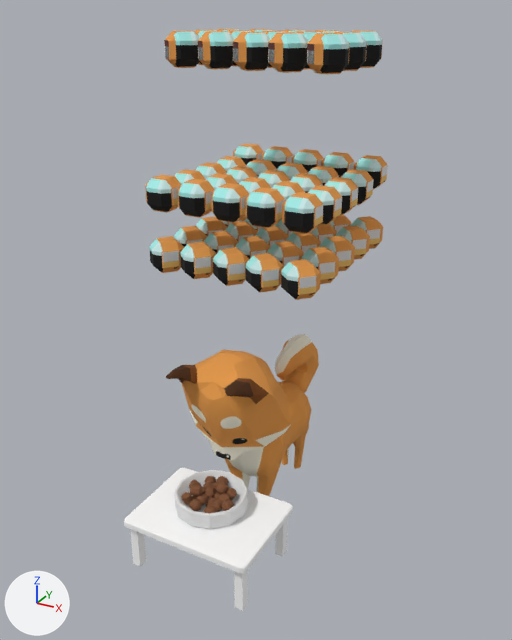
Two versions of the OBJ model ChiBaApp/app/src/main/assets/models/fullBowl/fullBowl_frame5.obj, one commit apart.
Before and after are seen from a 50 mm lens placed at (10.35, -19.91, 15.09), pointed at (0.15, -1.36, 5.82). The axes (+X, +Y, +Z) are drawn at lower left. The lights are the same throughout. Where no turn or scale is listed for an object, it has been applied to the vertices. Vertices at the same position are counted once.

The first picture shows 'fullBowl_frame5'.
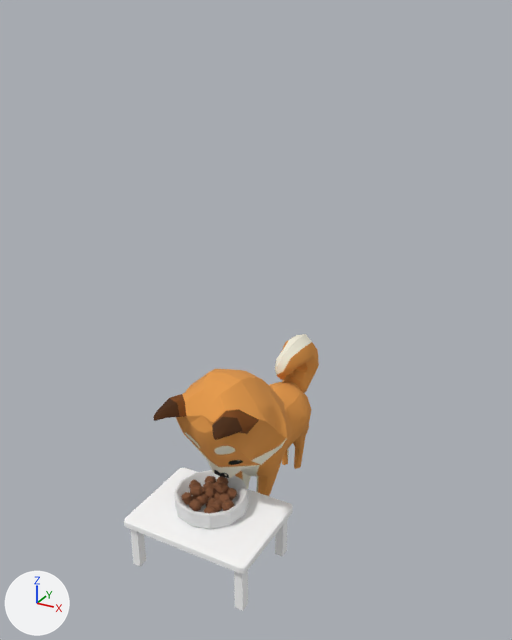
Patch to the scene script:
```diff
--- a/ChiBaApp/app/src/main/assets/models/fullBowl/fullBowl_frame5.obj.py
+++ b/ChiBaApp/app/src/main/assets/models/fullBowl/fullBowl_frame5.obj.py
@@ me_fullbowl_frame5 @@
 # used by ob_fullbowl_frame5; location = (0.0, 0.0, 0.0)
-me_fullbowl_frame5.from_pydata(...)  # 4000 vertices, 4863 faces; spans x -2.9..2.8, y -5.9..3.5, z -1.9..14.5
+me_fullbowl_frame5.from_pydata(...)  # 2440 vertices, 3173 faces; spans x -2.3..2.3, y -5.9..3.5, z -1.9..4.6
+# me_fullbowl_frame5 part 1: 65 loose pieces with 1560 vertices, spanning x -2.9..2.8, y -3.2..3.2, z 7.5..14.5, are deleted
+# me_fullbowl_frame5 part 2
+# 15 vertices in x -1.3..1.3, y -4.6..-4.3, z 4.8..5.0 move by (0.0, -0.7, -1.0)
+# 12 vertices in x -1.2..1.1, y -4.7..-4.6, z 4.9..5.0 move by (0.0, -0.7, -1.1)
+# 11 vertices in x -1.2..1.2, y -4.4..-3.9, z 4.6..4.9 move by (0.0, -0.7, -0.9)
+# 8 vertices in x -1.4..0.7, y -4.1..-3.9, z 4.2..4.7 move by (0.0, -0.6, -0.9)
+# 7 vertices in x -0.8..1.3, y -3.9..-3.8, z 4.3..4.6 move by (0.0, -0.6, -0.8)
+# 6 vertices in x -0.6..0.6, y -0.9..-0.6, z 2.6..2.9 move by (0.0, -0.1, 0.1)
+# 122 vertices move from x -1.9..2.0, y -4.5..-0.5, z 1.4..5.1 to x -1.9..2.0, y -5.3..-0.7, z 0.9..4.6
 me_fullbowl_frame5.materials.append(mat_fressnapffull_phong2sg)
```

Pixel boxes (x1, y1, x2, y2) of what changed, in the pictures (512 x 640 px; the box of a moved part takes in the faces that stretch with it):
'fullBowl_frame5', reshaped (26% narrower, 52% shorter)
    before: (124, 29, 388, 611)
    after: (124, 334, 319, 611)
part 1 of me_fullbowl_frame5, deleted
    before: (145, 29, 388, 300)
part 2 of me_fullbowl_frame5, moved or reshaped
    before: (166, 350, 291, 465)
    after: (153, 369, 287, 478)
